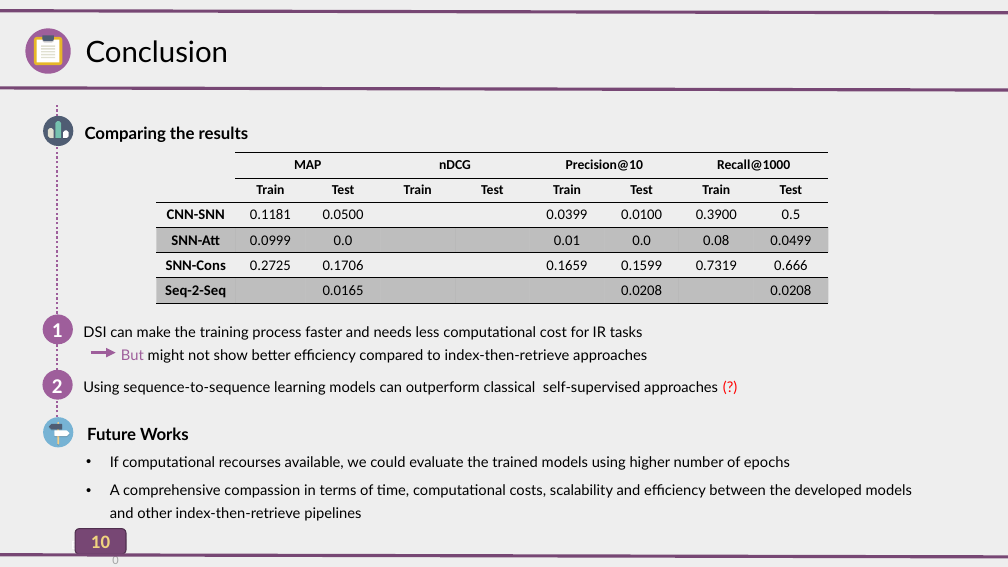
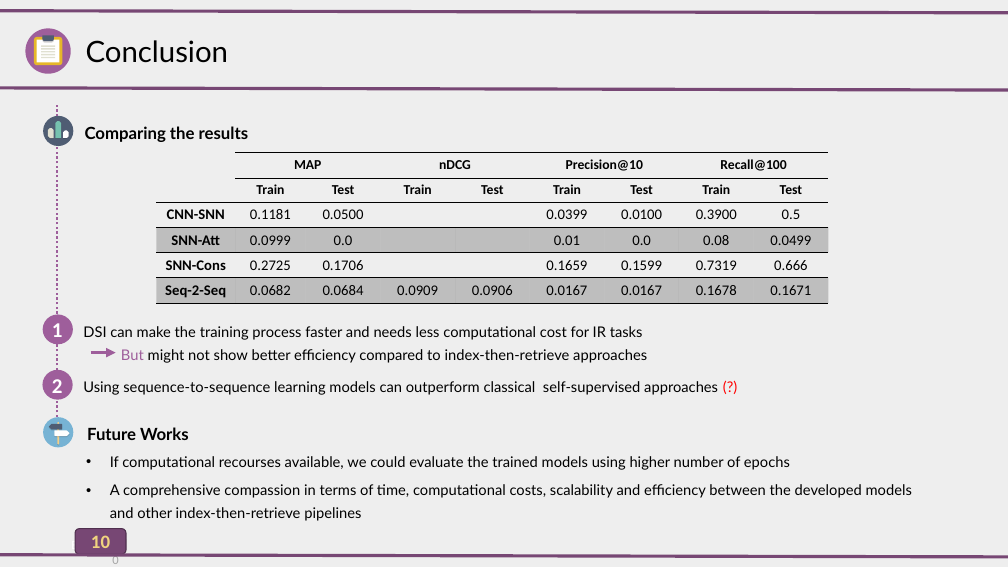
Before and after one commit to AlirezaAccelerates/IR_DSI_project, a slide deck: slide 10 of D/[P] Information Retrieval Project.pptx. Drawn at 1008x567 pixels with LibreOffice and Linux fonts; fonts in the diff are those of the drawing. Boxes give left, top, right and bottom in pixels: in the first picture for what was removed or moved away, otherwise in the second. Text is boxed around its words. In the diff, an @@ line names an element or a change of style, - is before the commit and + after.

```diff
--- a/D/[P] Information Retrieval Project.pptx
+++ b/D/[P] Information Retrieval Project.pptx
@@ table at box(157, 153, 830, 302) @@
-row 1, column 8: Recall@1000
+row 1, column 8: Recall@100
-row 6: Seq-2-Seq |  | 0.0165 |  |  |  | 0.0208 |  | 0.0208
+row 6: Seq-2-Seq | 0.0682 | 0.0684 | 0.0909 | 0.0906 | 0.0167 | 0.0167 | 0.1678 | 0.1671
```
Also in this commit, not shown: 4 other slides changed, 1 other file.
